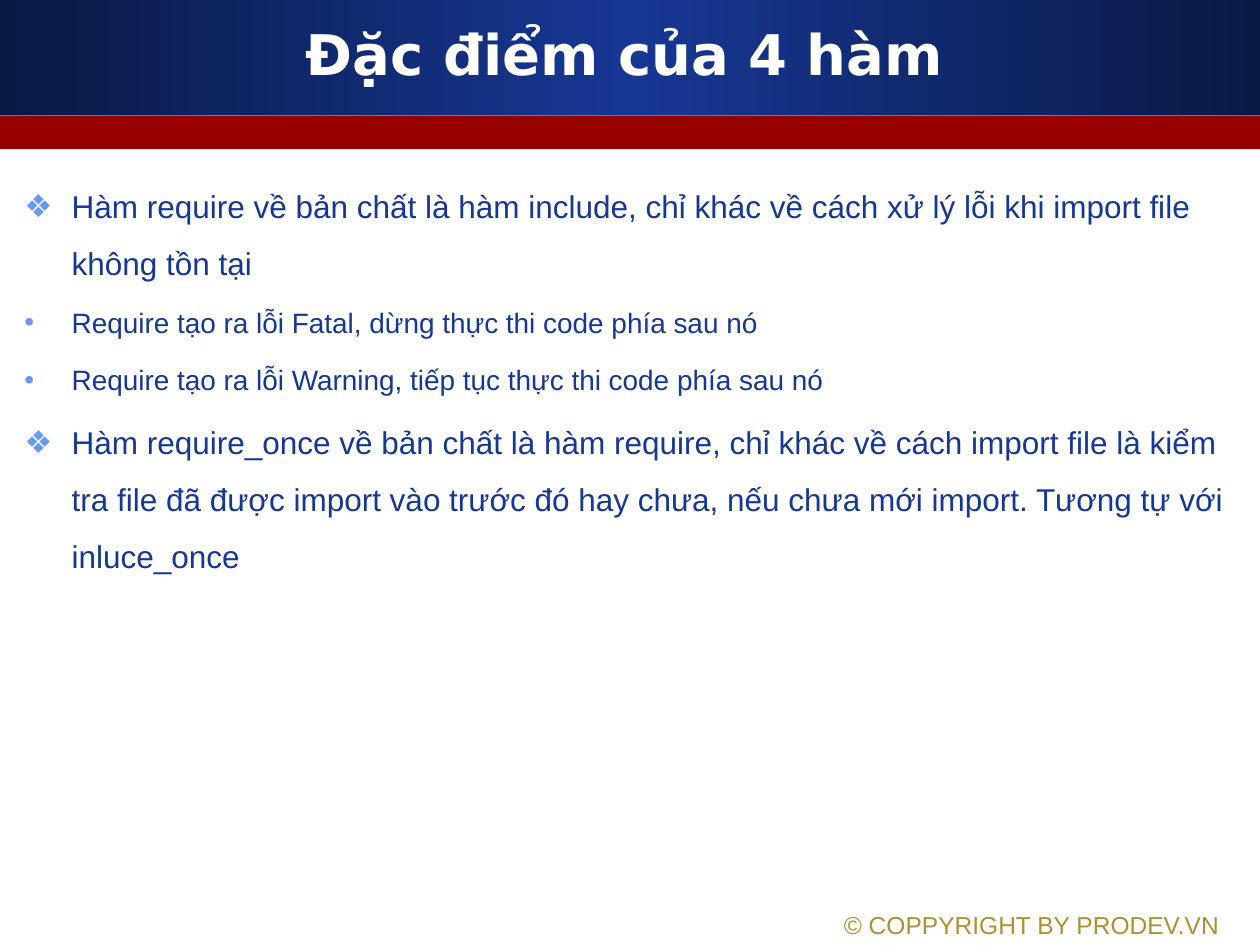
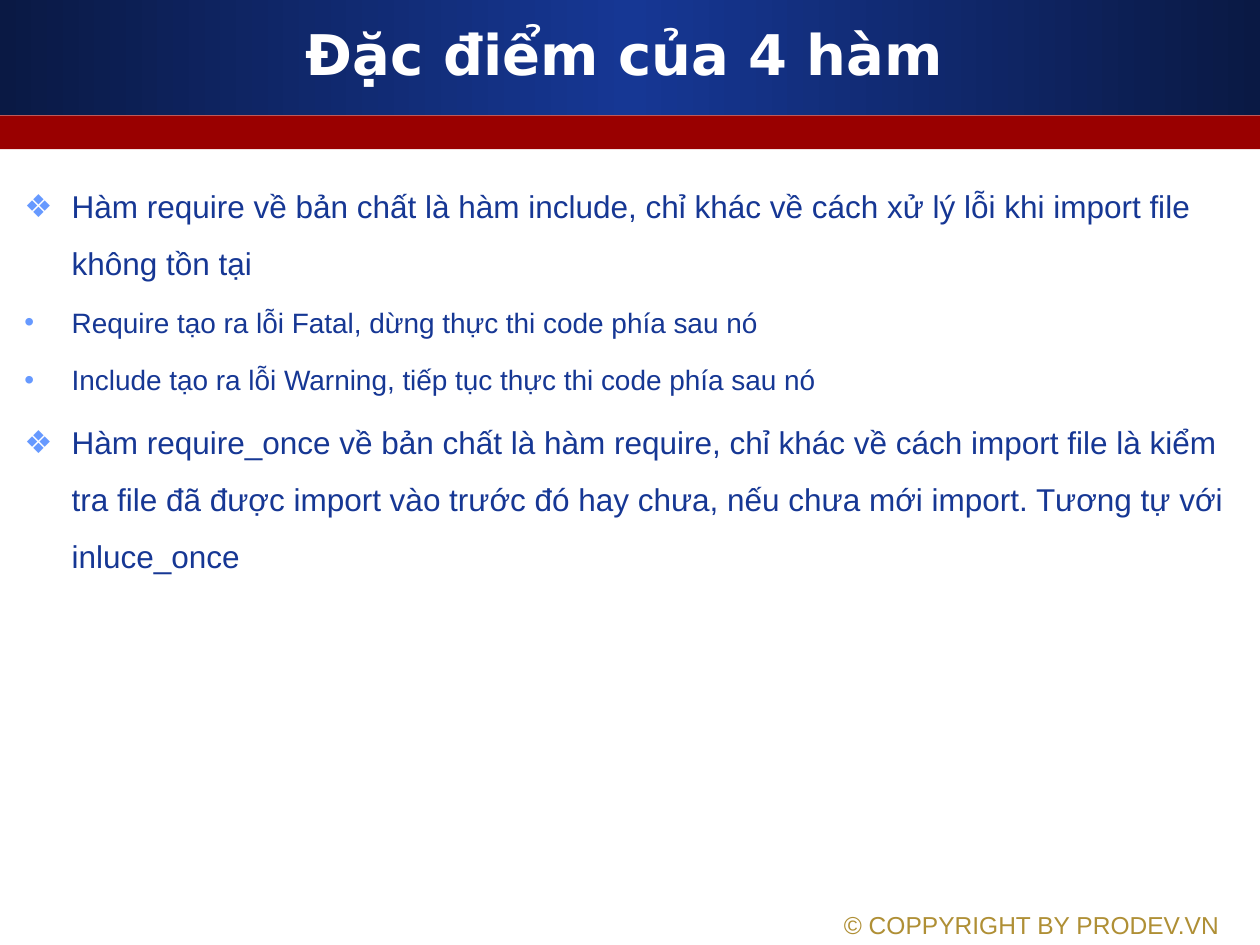
Before and after one commit to melng124/php39_devpro, a slide deck: slide 4 of Day12_PHP_Function_Custom_Include_Require_Function_Scope_Variable/Slides/2_Include_require_function.ppt. Drawn at 1260x945 pixels with LibreOffice and Linux fonts; fonts in the diff are those of the drawing. Boxes give left, top, right and bottom in pixels: in the first picture for what was removed or moved away, otherwise in the second. Text is boxed around its words. In the diff, an @@ line names an element or a change of style, - is before the commit and + after.

```diff
--- a/Day12_PHP_Function_Custom_Include_Require_Function_Scope_Variable/Slides/2_Include_require_function.ppt
+++ b/Day12_PHP_Function_Custom_Include_Require_Function_Scope_Variable/Slides/2_Include_require_function.ppt
@@ text at <box>72,369,815,396</box>: text changed @@
-• Require tạo ra lỗi Warning, tiếp tục thực thi code phía sau nó
+• Include tạo ra lỗi Warning, tiếp tục thực thi code phía sau nó
```
Also in this commit, not shown: 8 other files.
